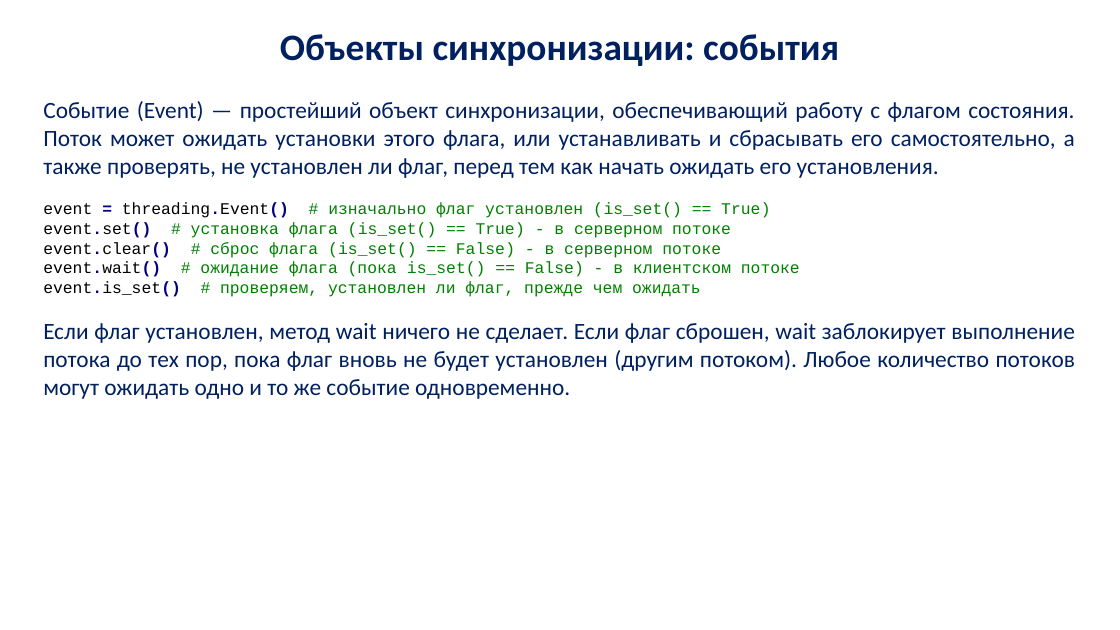
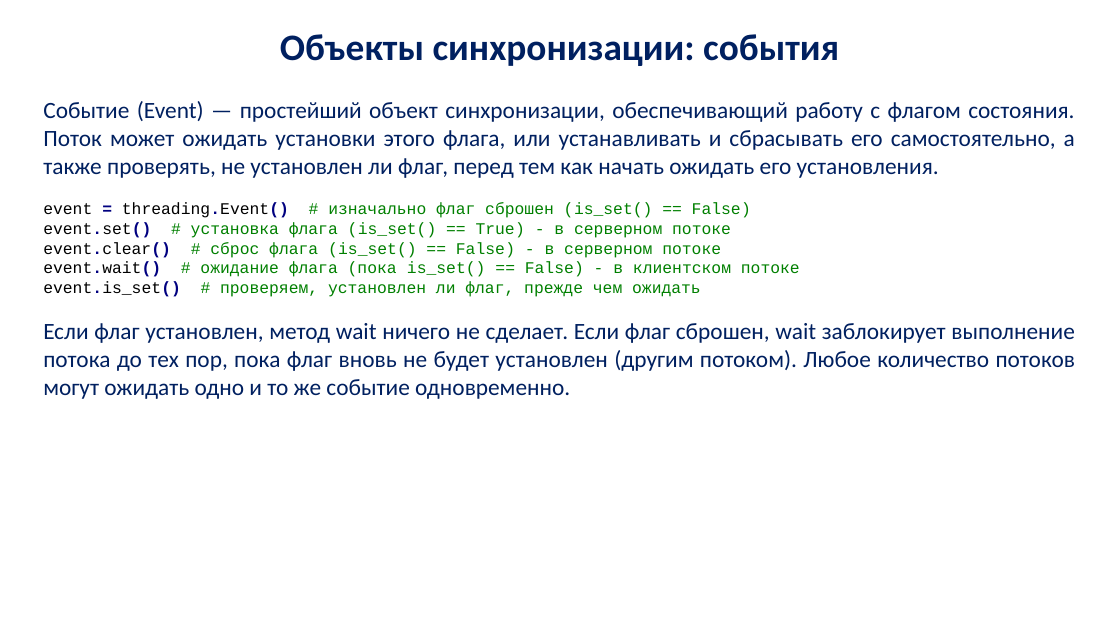
Before and after one commit to vamishnin/PythonCoursePro, a slide deck: slide 21 of Lectures/py_lec_9.pptx. Drawn at 1120x630 pixels with LibreOffice and Linux fonts; fonts in the diff are those of the drawing; background and template pictures are left out. Boxes give left, top, right and bottom in pixels: in the first picture for what was removed or moved away, otherwise in the second. Text is boxed around its words. In the diff, an @@ line names an element or a change of style, - is before the commit and + after.

Commit message:
Fix for py_lec_9: event is_set() == False initially

```diff
--- a/Lectures/py_lec_9.pptx
+++ b/Lectures/py_lec_9.pptx
@@ text at (43, 202, 751, 218): text changed @@
-event = threading.Event() # изначально флаг установлен (is_set() == True)
+event = threading.Event() # изначально флаг сброшен (is_set() == False)
```
Also in this commit, not shown: 2 other files.
